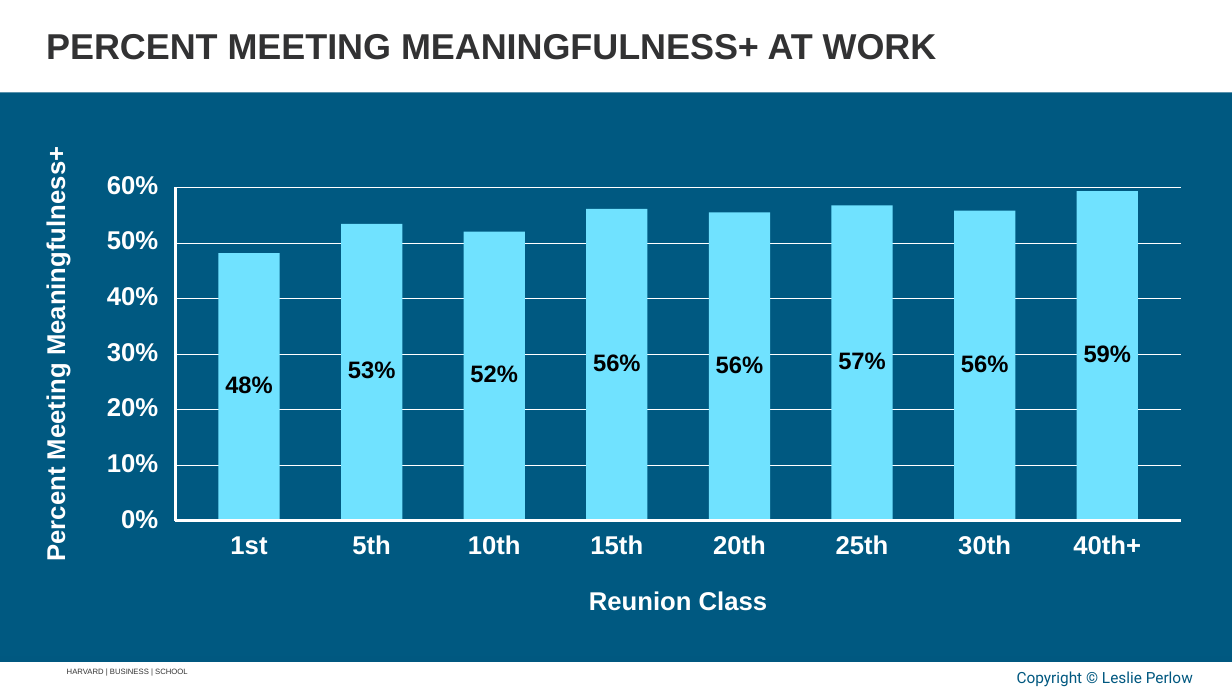
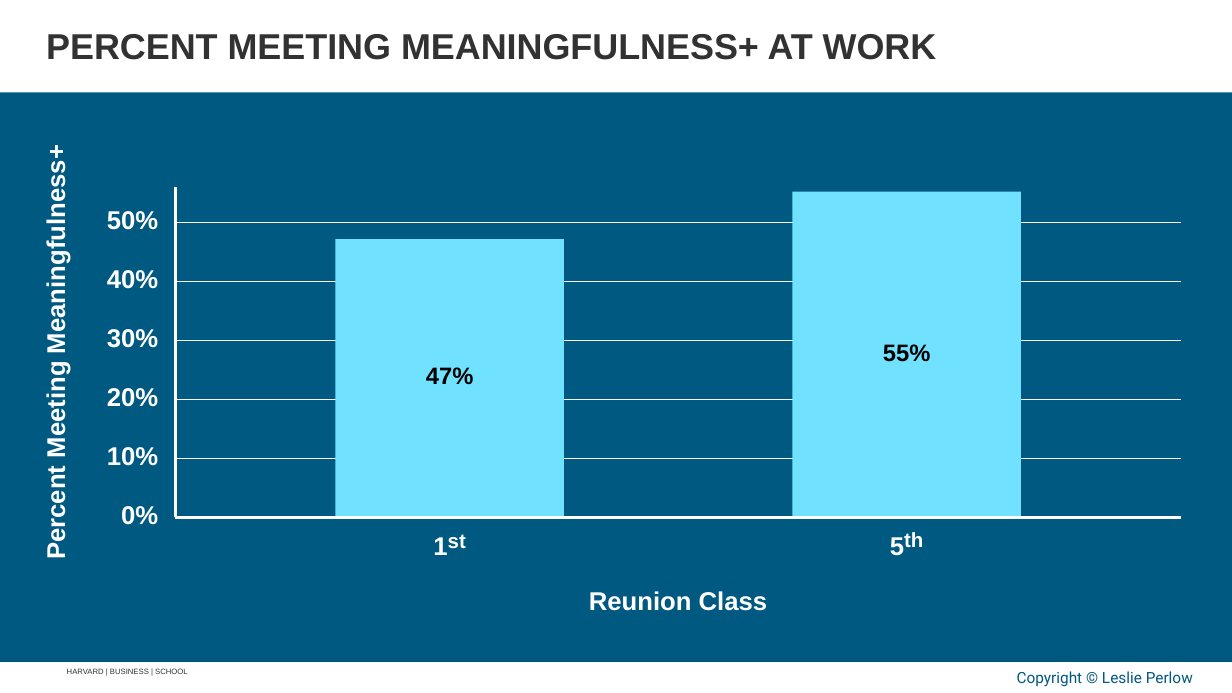
Before and after one commit to APPLITICS/lifematrix-deck-automation, a slide deck: slide 23 of outputs/generated_slides.pptx. Drawn at 1232x693 pixels with LibreOffice and Linux fonts; fonts in the diff are those of the drawing; background and template pictures are left out. Boxes give left, top, right and bottom in pixels: in the first picture for what was removed or moved away, otherwise in the second. Text is boxed around its words. In the diff, an @@ line names an element or a change of style, - is before the commit and + after.

```diff
--- a/outputs/generated_slides.pptx
+++ b/outputs/generated_slides.pptx
@@ rectangle: place and size @@
-rectangle at (832,205,893,520)
+rectangle at (793,191,1021,517)
@@ text "50%": place and size @@
-text "50%" at (107,231,158,250)
+text "50%" at (107,211,158,230)
@@ freeform shape: place and size @@
-freeform shape at (176,243,1181,243)
+freeform shape at (176,223,1181,223)
@@ rectangle: place and size @@
-rectangle at (464,232,525,521)
+rectangle at (335,239,564,518)
@@ 2 texts, 2 freeform shapes: place and size @@
-2 texts, 2 freeform shapes at (107,287,1181,362)
+2 texts, 2 freeform shapes at (107,270,1181,348)
@@ 2 freeform shapes, 1 text: place and size @@
-2 freeform shapes, 1 text at (107,398,1181,466)
+2 freeform shapes, 1 text at (107,388,1181,458)
@@ text "10%": place and size @@
-text "10%" at (107,454,158,473)
+text "10%" at (107,447,158,466)
@@ text "0%": place and size @@
-text "0%" at (121,510,158,529)
+text "0%" at (121,506,158,525)
@@ outline redrawn in 3 elements at (176,188,176,518), (176,518,1181,518), (176,518,1181,518) @@
@@ group added at (426,344,931,556): 6 texts @@
+47%
+55%
+1
+st
+5
+th
@@ group removed at (107,176,1181,555): 17 texts, 6 rectangles, 1 freeform shape @@
-48%
-53%
-52%
-56%
-56%
-57%
-56%
-59%
-60%
-1st
-5th
-10th
-15th
-20th
-25th
-30th
-40th+
```
Also in this commit, not shown: 49 other slides changed, 10 slides added, 9 slides removed, 1 other file.
